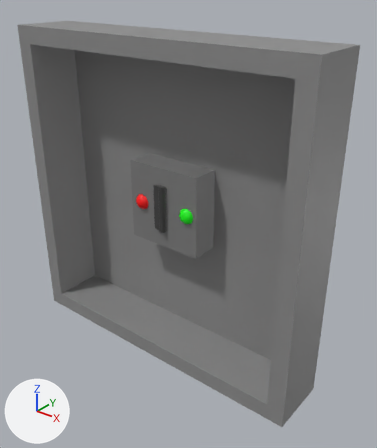
A saved change to the glTF model assets/models/scene/breaker.glb.
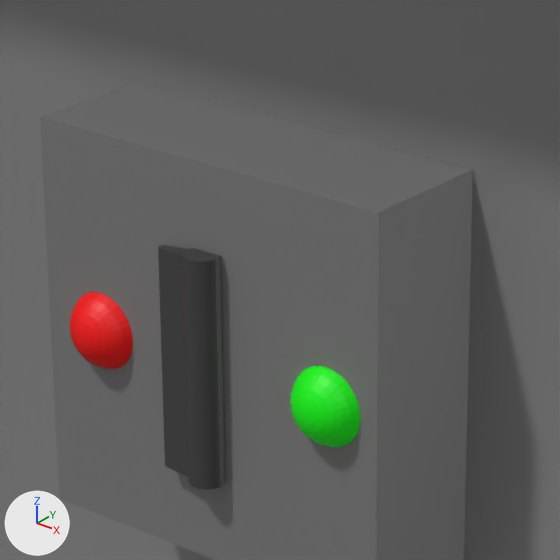
Each version is shown whole from a 50 mm camera at (0.653, -0.713, 0.437) aimed at (0.05, 0.04, -0.03), then close up on the part from 33% to 62% of the width and 31% to 55% of the height. Every picture has the same lights, and +X, +Y and +Z are marked at lower left. The last two pictures show the newer version. Where no turn or scale is listed for an object, it has been applied to the vertices. Vertices at exactly the same position are counted once.

The older version as bpy lines, for what is in view:
```python
me_breaker = bpy.data.meshes.new('breaker')
me_breaker.from_pydata(...)  # 24 vertices, 40 faces; spans x -0.338..0.334, y -0.129..0.0, z -0.337..0.336
# faces by material slot: [28, 12]
me_breaker.materials.append(mat_material)  # grey #8d8d8d
me_breaker.materials.append(mat_material_001)  # grey #7d7d7d
me_power_off = bpy.data.meshes.new('power_off')
me_power_off.from_pydata(...)  # a UV sphere (32 segments, 16 rings, poles along y) spanning x -0.0178..0.0178, y -0.0178..0.0178, z -0.0178..0.0178
me_power_off.materials.append(mat_material_002)  # red #ff0000
me_power_on = bpy.data.meshes.new('power_on')
me_power_on.from_pydata(...)  # a UV sphere (32 segments, 16 rings, poles along y) spanning x -0.0178..0.0178, y -0.0178..0.0178, z -0.0178..0.0178
me_power_on.materials.append(mat_material_003)  # green #00ff00
me_switch = bpy.data.meshes.new('switch')
me_switch.from_pydata(...)  # 72 vertices, 136 faces; spans x -0.0208..0.0077, y -0.0077..0.0077, z -0.0492..0.0492
me_switch.materials.append(mat_material_004)  # dark grey #414141
ob_breaker = bpy.data.objects.new('breaker', me_breaker)
ob_breaker.location = (0.0066, 0.0872, 0.0016)
ob_power_off = bpy.data.objects.new('power_off', me_power_off)
ob_power_off.location = (-0.0515, 0.02, 0.0016)
ob_power_on = bpy.data.objects.new('power_on', me_power_on)
ob_power_on.location = (0.0661, 0.02, 0.0016)
ob_switch = bpy.data.objects.new('switch', me_switch)
ob_switch.location = (0.0068, 0.0107, 0.0016)
```
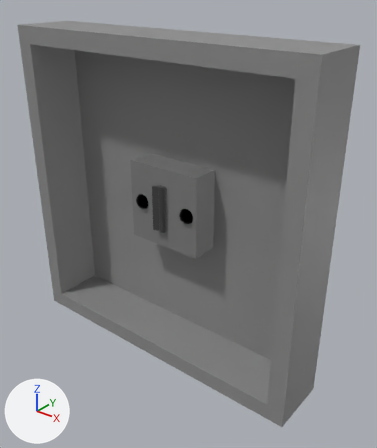
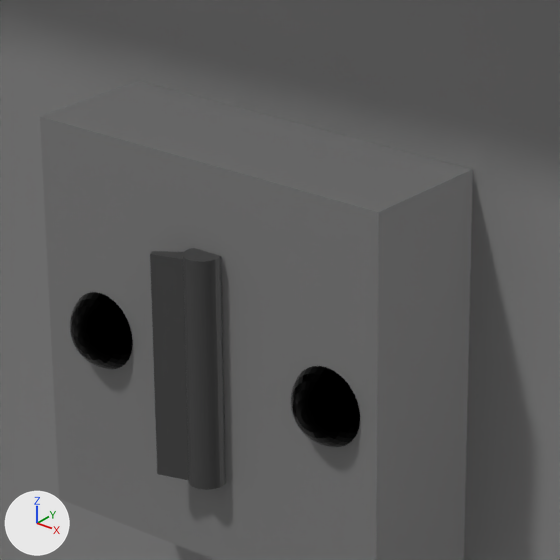
The newer file is also turned or shifted as a whole; pictures and numbers use the older file's frame.

Patch to the scene script:
```diff
--- a/assets/models/scene/breaker.glb.py
+++ b/assets/models/scene/breaker.glb.py
@@ mat_material_006 @@
+mat_material_006 = principled_material('Material.006')
+mat_material_006.base_color = (0.0, 0.0, 0.0)  # black #000000
+mat_material_006.metallic = 1.0
+mat_material_006.roughness = 0.0
@@ mat_material_005 @@
+mat_material_005 = principled_material('Material.005')
+mat_material_005.base_color = (0.0, 0.0, 0.0)  # black #000000
+mat_material_005.metallic = 1.0
+mat_material_005.roughness = 0.0
@@ me_power_off @@
 me_power_off.from_pydata(...)  # 482 vertices, 960 faces; spans x -0.0178..0.0178, y -0.0178..0.0178, z -0.0178..0.0178
-me_power_off.materials.append(mat_material_002)  # red #ff0000
+me_power_off.materials.append(mat_material_005)  # black #000000
@@ me_power_on @@
 me_power_on.from_pydata(...)  # 482 vertices, 960 faces; spans x -0.0178..0.0178, y -0.0178..0.0178, z -0.0178..0.0178
-me_power_on.materials.append(mat_material_003)  # green #00ff00
+me_power_on.materials.append(mat_material_006)  # black #000000
@@ me_switch @@
 # used by ob_switch; location = (0.0068, 0.0107, 0.0016)
-me_switch.from_pydata(...)  # 72 vertices, 136 faces; spans x -0.0208..0.0077, y -0.0077..0.0077, z -0.0492..0.0492
+me_switch.from_pydata(...)  # 72 vertices, 136 faces; spans x -0.0194..0.0077, y -0.0101..0.0077, z -0.0492..0.0492
+# me_switch part 1: the whole mesh is turned 21.6 degrees about the z axis through the mesh origin
 me_switch.materials.append(mat_material_004)
```

Pixel boxes (x1, y1, x2, y2) of what changed, in the close-ups (560 x 560 px):
'switch', turned
    before: (158, 245, 226, 490)
    after: (150, 248, 226, 490)
'power_on', recoloured (green to black)
    both: (291, 366, 360, 447)
'power_off', recoloured (red to black)
    both: (70, 292, 133, 369)
